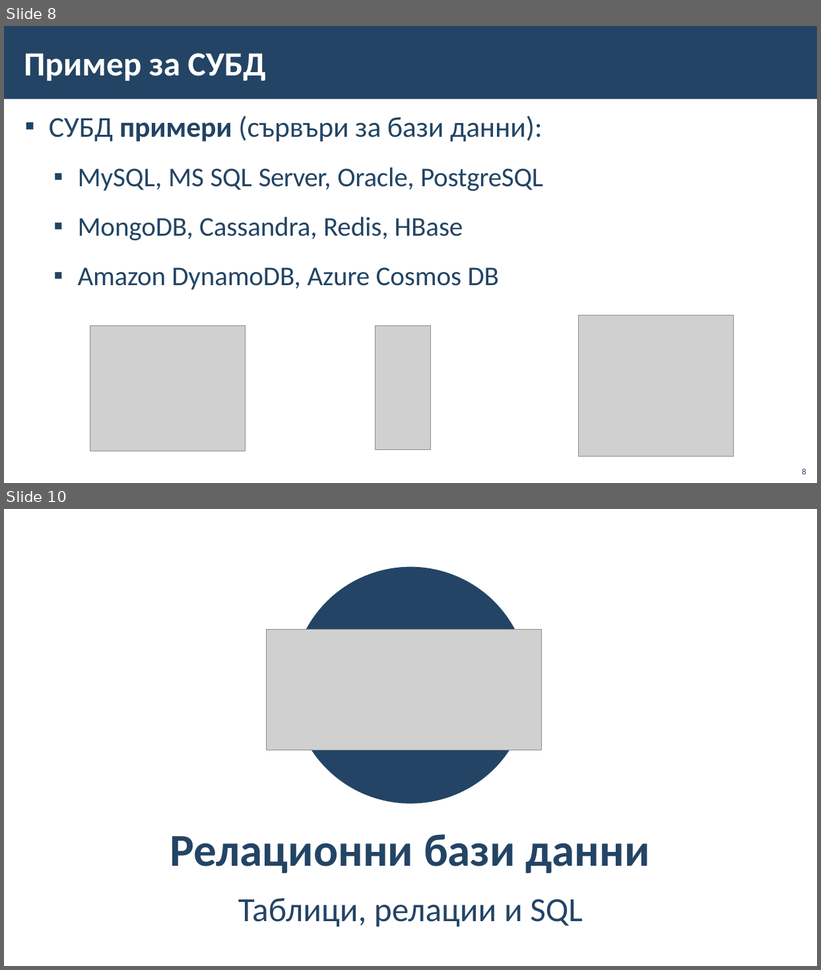
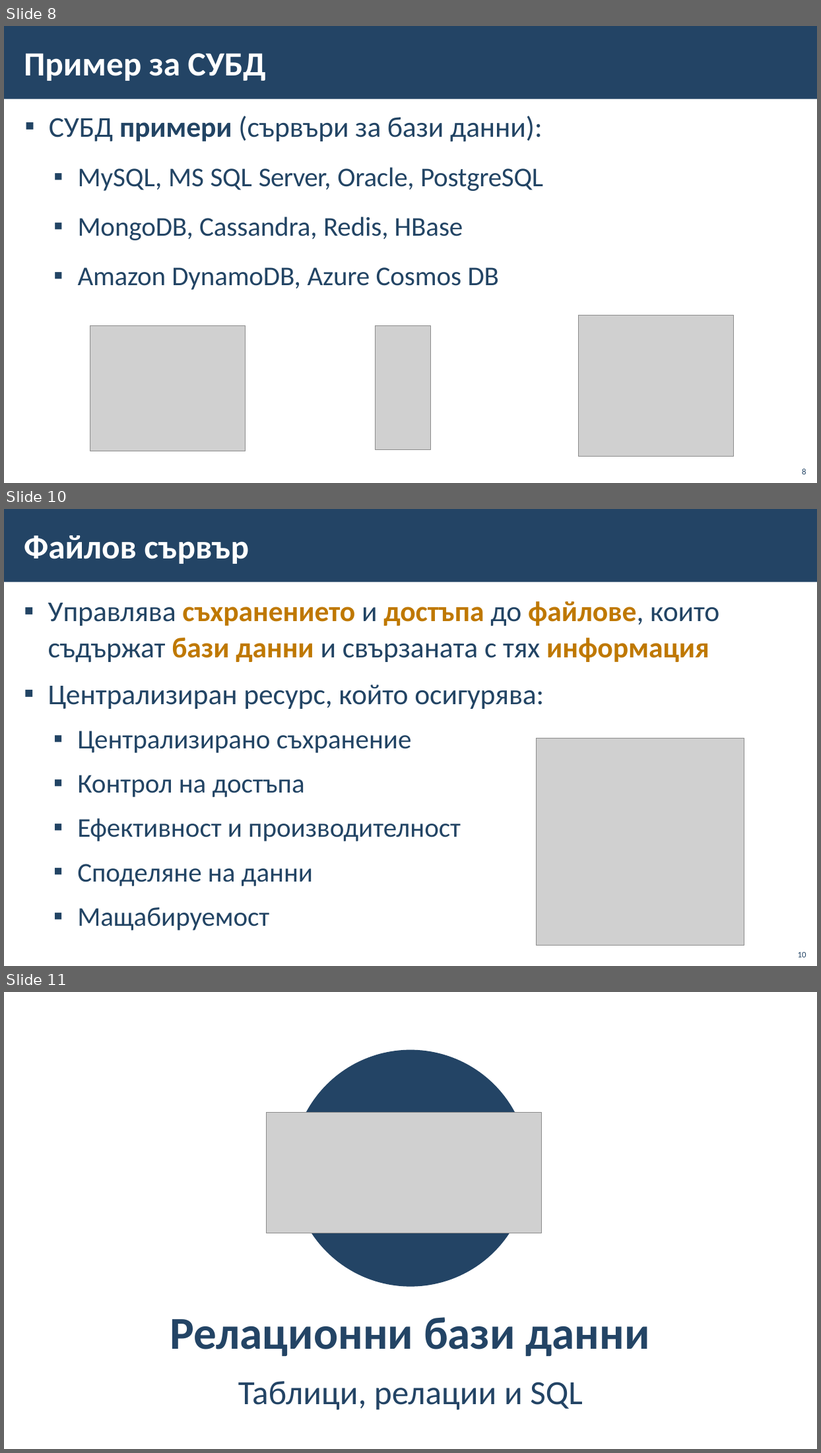
Before and after one commit to BG-IT-Edu/School-Programming, a slide deck: Courses/Software-Sciences/Module-3-Databases-New/02-DBMS/02-DBMS.pptx. Shown one above the other, each under a label of ours: slides 8 and 10 before the commit, slides 8, 10 and 11 after it; the slides between them are not shown. The pictures are 821x970 and 821x1453 pixels, drawn with LibreOffice and Linux fonts; fonts in the diff are those of the drawing; grey boxes stand for pictures; background and template pictures are left out. Boxes give left, top, right and bottom in pixels: in the first picture for what was removed or moved away, otherwise in the second. Text is boxed around its words. In the diff, an @@ line names an element or a change of style, - is before the commit and + after.

```diff
--- a/Courses/Software-Sciences/Module-3-Databases-New/02-DBMS/02-DBMS.pptx
+++ b/Courses/Software-Sciences/Module-3-Databases-New/02-DBMS/02-DBMS.pptx
@@ slide 10 added at [4, 509, 817, 966], background #FFFFFF; not listed: 1 template element that a slide beside it also shows @@
@@ title added at [24, 535, 249, 564], 40 pt, text #FFFFFF, bold @@
+Файлов сървър
@@ text added at [48, 601, 719, 931], 34 pt, text #224464 @@
+▪ Управлява съхранението и достъпа до файлове, които съдържат бази данни и свързаната с тях информация
+▪ Централизиран ресурс, който осигурява:
+  ▪ Централизирано съхранение
+  ▪ Контрол на достъпа
+  ▪ Ефективност и производителност
+  ▪ Споделяне на данни
+  ▪ Мащабируемост
@@ picture added at [537, 739, 745, 947] @@
@@ page number added at [798, 952, 807, 958], 10 pt, text #234465 @@
+10
@@ what was slide 10 is now slide 11 @@
```
Also in this commit, not shown: 2 slides changed.
